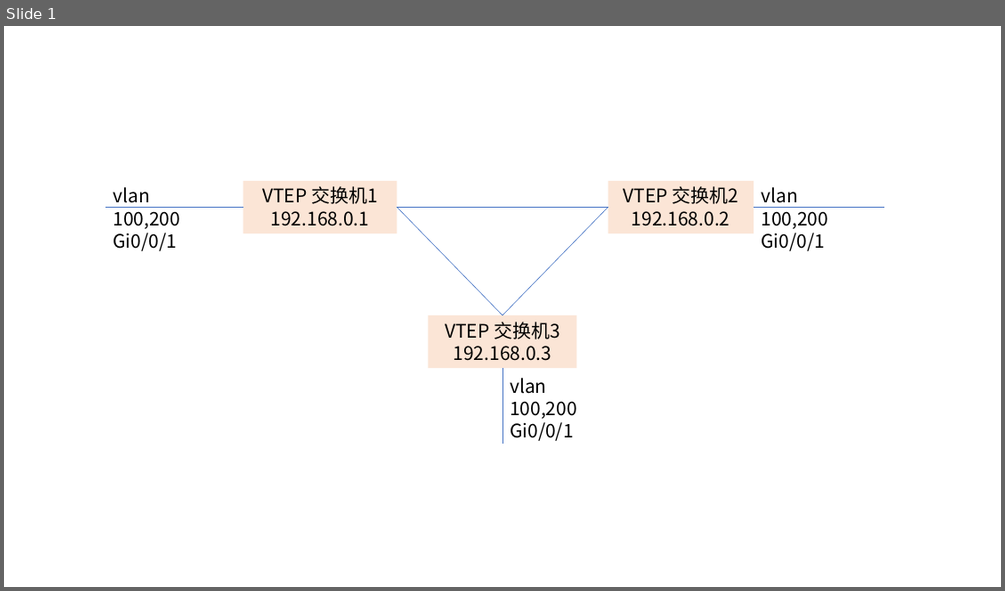
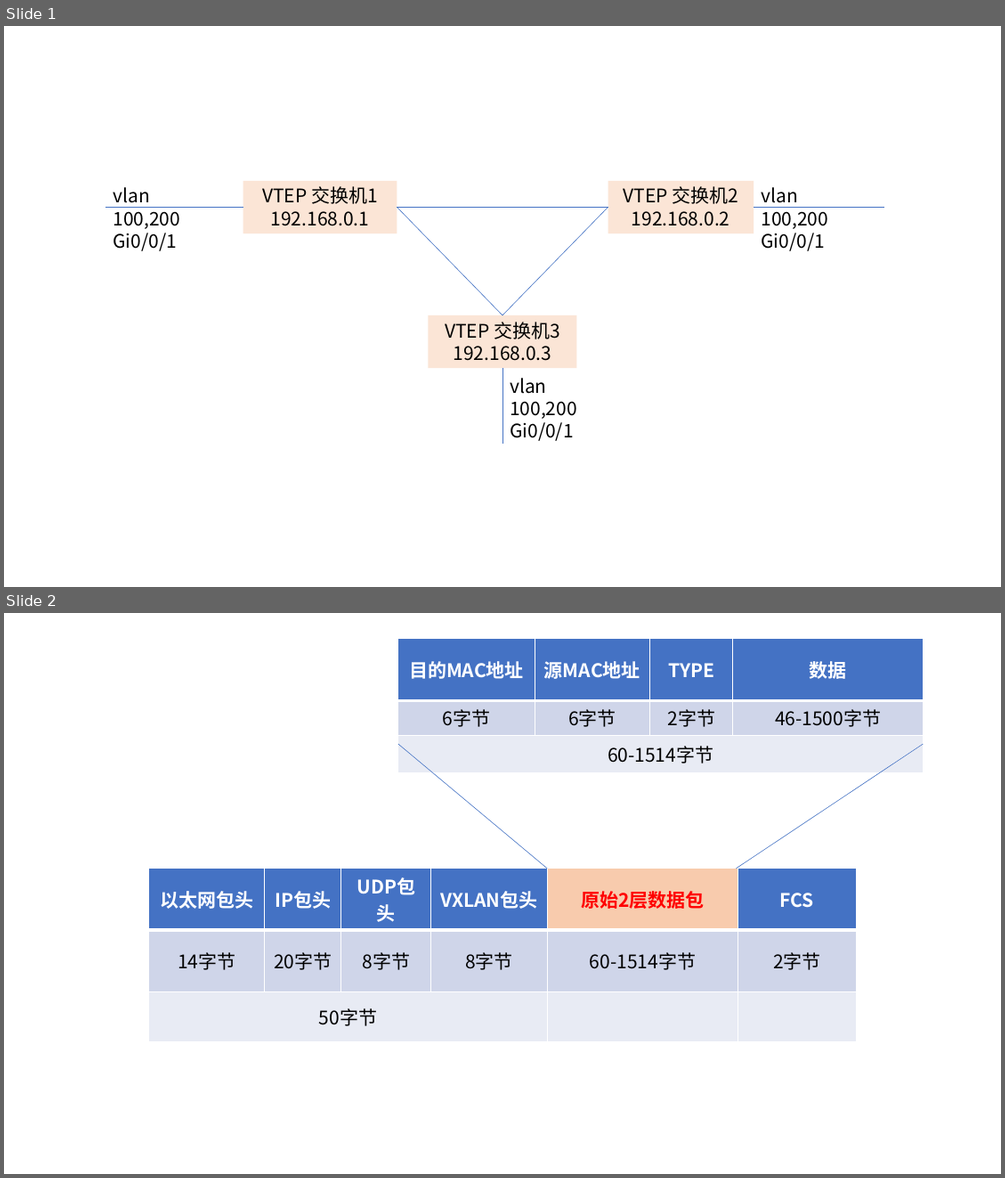
Before and after one commit to bg6cq/ITTS, a slide deck: network/vxlan/img/vxlan.pptx. Shown one above the other, each under a label of ours: slide 1 before the commit, slides 1 and 2 after it. The pictures are 1005x591 and 1005x1178 pixels, drawn with LibreOffice and Linux fonts; fonts in the diff are those of the drawing. Boxes give left, top, right and bottom in pixels: in the first picture for what was removed or moved away, otherwise in the second. Text is boxed around its words. In the diff, an @@ line names an element or a change of style, - is before the commit and + after.

```diff
--- a/network/vxlan/img/vxlan.pptx
+++ b/network/vxlan/img/vxlan.pptx
@@ slide 2 added at <box>4,613,1001,1174</box>, background #FFFFFF @@
@@ table added at <box>398,639,923,767</box>, 3 rows, 4 columns @@
+目的MAC地址 | 源MAC地址 | TYPE | 数据
+6字节 | 6字节 | 2字节 | 46-1500字节
+60-1514字节 |  |  | 
@@ line added from (398, 744) to (547, 868), #4472C4 0.5 pt @@
@@ line added from (923, 744) to (736, 868), #4472C4 0.5 pt @@
@@ table added at <box>149,868,857,1030</box>, 3 rows, 6 columns @@
+以太网包头 | IP包头 | UDP包头 | VXLAN包头 | 原始2层数据包 | FCS
+14字节 | 20字节 | 8字节 | 8字节 | 60-1514字节 | 2字节
+50字节 |  |  |  |  | 
```
Also in this commit, not shown: 2 other files.
